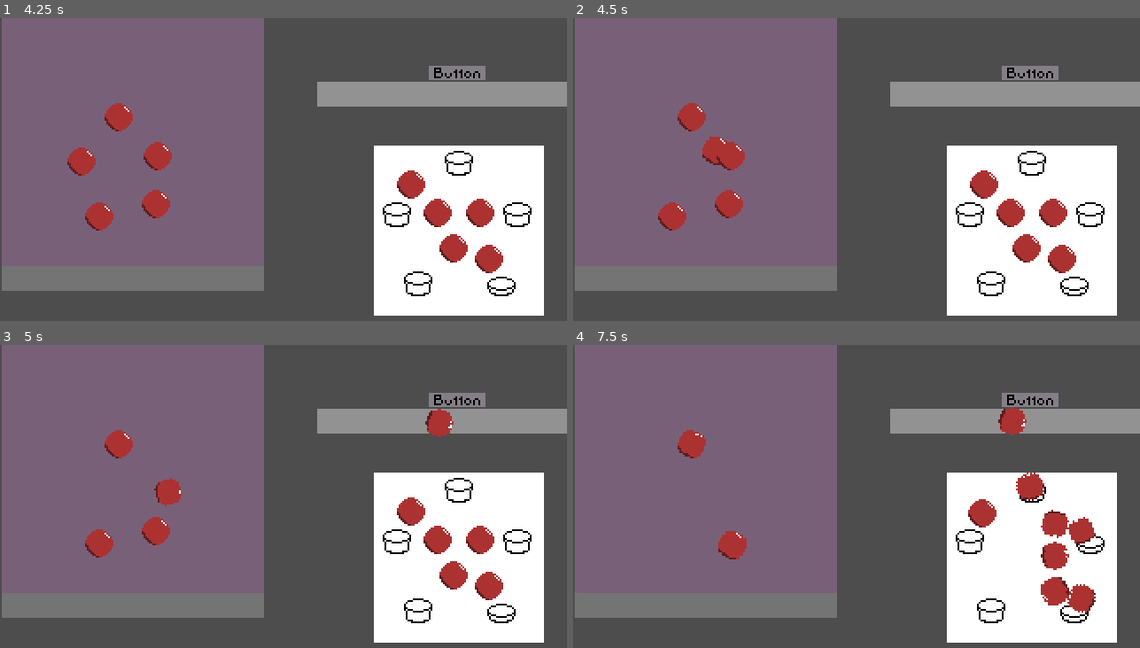
Above: before the commit, frames 1-4 (two rows, left to right).
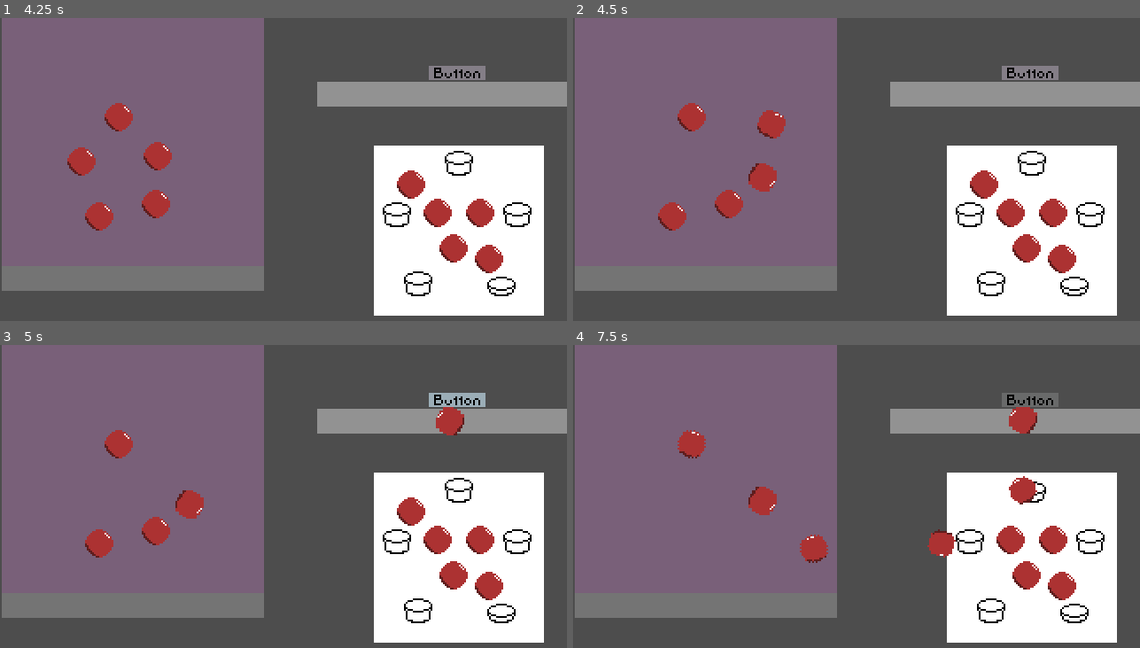
Above: after the commit, the same moments.

Repository: Team-Skeejy/ld55_summoning
Game: Godot game, scene res://scenes/ui_entities/test.tscn
Same seed, same stepped clock (60 frames per second), same inputs: the game is played once before the commit and once after it. This scene is started directly instead of the project's main scene.
Inputs (mouse positions are in pixels of both pictures, inside the frame that each line leads up to):
- Up to frame 1 (4.25 s): tap Enter at 0.5, 2, 3.5 s; drag from (459, 160) to (136, 278) at 0.52 s; tap Space at 1.25, 2.75 s; drag from (396, 211) to (136, 278) at 1.27 s; move the mouse to (515, 211) at 2.02 s; tap Tab (Tab) at 2.1 s; click (515, 211) at 2.17 s; drag from (419, 281) to (136, 142) at 2.77 s; drag from (498, 281) to (453, 93) at 3.52 s
- Up to frame 2 (4.5 s): tap Space at 4.25 s; drag from (652, 163) to (1026, 93) at 4.27 s
- Up to frame 3 (5 s): no input
- Up to frame 4 (7.5 s): move the mouse to (692, 444) at 5.02 s; tap Tab (Tab) at 5.1 s; click (692, 444) at 5.17 s; drag from (743, 490) to (1032, 557) at 5.77 s; drag from (731, 532) to (1032, 487) at 6.52 s; drag from (675, 544) to (1032, 557) at 7.27 s

Frame 1 is identical in both runs. In frame 2, 1.3% of the frame differs, in the area x 22-38%, y 30-58%; in frame 3, 1.4%; in frame 4, 5.0%, in the area x 18-94%, y 15-89%.

Commit message:
asesprite file for alter and ui

Diff:
--- a/scenes/ui_entities/alter/alter.gd
+++ b/scenes/ui_entities/alter/alter.gd
@@ -1,3 +1,4 @@
+class_name Alter
 extends Node2D
 
 signal summoning(remaining: float)
@@ -17,7 +18,6 @@
 		button.button_down.connect(check_buttons)
 		button.button_up.connect(check_buttons)
 
-
 # Called every frame. 'delta' is the elapsed time since the previous frame.
 func _process(delta: float) -> void:
 	if _can_summon:
@@ -28,10 +28,8 @@
 			countdown = 0
 			summon.emit(summon_area.get_overlapping_bodies())
 			_can_summon = false
-			reset_buttons()
 
-func reset_buttons() -> void:
-	await get_tree().process_frame
+func reevaluate_button_collisions() -> void:
 	for button: UIButton in alter_buttons:
 		button.reevaluate_collisions()
 
--- a/scenes/ui_entities/base/ui_entity.tscn
+++ b/scenes/ui_entities/base/ui_entity.tscn
@@ -8,6 +8,7 @@
 
 [node name="Entity" type="RigidBody2D" node_paths=PackedStringArray("collider")]
 input_pickable = true
+mass = 0.2
 script = ExtResource("1_d77dl")
 collider = NodePath("CollisionShape2D")
 
--- /dev/null
+++ b/scenes/ui_entities/game/game.tscn
@@ -0,0 +1,3 @@
+[gd_scene format=3 uid="uid://bdn4nvgjsrpji"]
+
+[node name="Game" type="Node2D"]
--- /dev/null
+++ b/scenes/ui_entities/inventory/inventory.gd
@@ -0,0 +1,11 @@
+class_name Inventory
+extends Node2D
+
+# Called when the node enters the scene tree for the first time.
+func _ready():
+	pass  # Replace with function body.
+
+
+# Called every frame. 'delta' is the elapsed time since the previous frame.
+func _process(delta):
+	pass
--- /dev/null
+++ b/scenes/ui_entities/inventory/inventory.tscn
@@ -0,0 +1,32 @@
+[gd_scene load_steps=3 format=3 uid="uid://bgol823ub27ic"]
+
+[ext_resource type="Script" path="res://scenes/ui_entities/inventory/inventory.gd" id="1_61pey"]
+
+[sub_resource type="RectangleShape2D" id="RectangleShape2D_mystw"]
+size = Vector2(149, 140)
+
+[node name="Inventory" type="Node2D"]
+script = ExtResource("1_61pey")
+
+[node name="Storage Space" type="Area2D" parent="."]
+position = Vector2(12, 10)
+input_pickable = false
+gravity_space_override = 3
+gravity = 0.0
+linear_damp_space_override = 3
+linear_damp = 100.0
+angular_damp_space_override = 3
+angular_damp = 100.0
+
+[node name="CollisionShape2D" type="CollisionShape2D" parent="Storage Space"]
+position = Vector2(64.5, 60)
+shape = SubResource("RectangleShape2D_mystw")
+
+[node name="ColorRect" type="ColorRect" parent="Storage Space"]
+offset_left = -11.0
+offset_top = -10.0
+offset_right = 29.0
+offset_bottom = 30.0
+scale = Vector2(3.70926, 3.48786)
+mouse_filter = 2
+color = Color(1, 0.603922, 1, 0.247059)
--- a/scenes/ui_entities/test.gd
+++ b/scenes/ui_entities/test.gd
@@ -1,4 +1,6 @@
 extends Node2D
+
+@export var alter: Alter
 
 
 # Called when the node enters the scene tree for the first time.
@@ -27,10 +29,14 @@
 	# print_debug("down")
 	pass
 
+func reset_alter_buttons() -> void:
+	await get_tree().process_frame
+	alter.reevaluate_button_collisions()
 
 func _on_alter_summon(entities: Array[Node2D]) -> void:
 	for entity: Node2D in entities:
 		entity.queue_free()
+	reset_alter_buttons()
 
 func _on_alter_summoning(remaining: float) -> void:
 	print("summoning in " + str(remaining) + " seconds")
--- a/scenes/ui_entities/test.tscn
+++ b/scenes/ui_entities/test.tscn
@@ -11,8 +11,9 @@
 
 [sub_resource type="WorldBoundaryShape2D" id="WorldBoundaryShape2D_wgnkv"]
 
-[node name="Test" type="Node2D"]
+[node name="Test" type="Node2D" node_paths=PackedStringArray("alter")]
 script = ExtResource("1_nl7wu")
+alter = NodePath("Alter")
 
 [node name="Border" type="Area2D" parent="."]
 position = Vector2(12, 141)
Binary file added: scenes/ui_entities/inventory/textures/alter_ui.aseprite
Binary file added: scenes/ui_entities/inventory/textures/ui.aseprite
